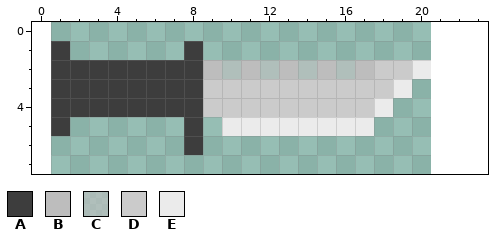
Pixel-art file, stored at Sprites/Guns/W_65_Knife.aseprite. Above: the version before the commit.
20x8 pixels, 1 frame. Colours within 5 levels of each other are drawn and written as one. The old version is drawn lined up with the new one, on the new canvas.
Palette (. is transparent): A #3d3d3d  B #bdbdbd  C #c0c0c09c  D #cbcbcb  E #ebebeb
After the commit:
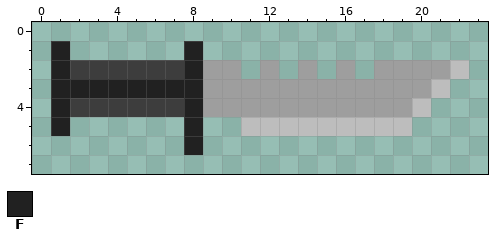
Colours new in this view: F #212121
Changes in this commit:
canvas 20x8 -> 24x8, the old top-left corner now at 1,0
Colour D changes from #cbcbcb to #9e9e9e.
The edit adds colour B in row 2 at x 22; in row 3 at x 21; in row 4 at x 20; in row 5 at x 18 to 19.
Colour E gives way to colour B in row 5 at x 11 to 17.
The edit adds colour D in row 2 at x 21; in row 3 at x 20; in row 4 at x 19.
Colour B gives way to colour D in row 2 at x 9.
Colour C gives way to colour D in row 2 at x 10, 12, 14 and 16.
Colour E gives way to colour D in row 2 at x 20; in row 3 at x 19; in row 4 at x 18.
Colour A gives way to colour F in rows 1 to 2 at x 1 and 8; in row 3 at x 1 to 8; in rows 4 to 5 at x 1 and 8; in row 6 at x 8.
Colour B is gone in row 2 at x 11, 13, 15 and 17.
Colour E is gone in row 5 at x 10.
Where, in picture pixels (left, top, right, bottom), the same in both pictures:
changed: (51, 41, 469, 155)
